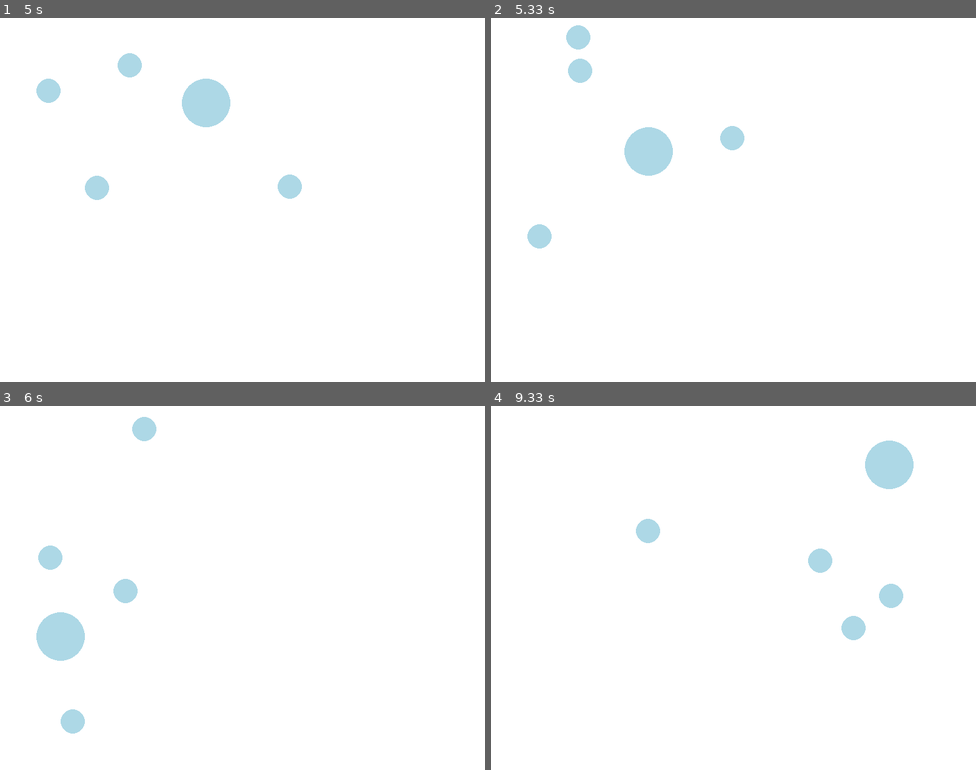
Above: before the commit, frames 1-4 (two rows, left to right).
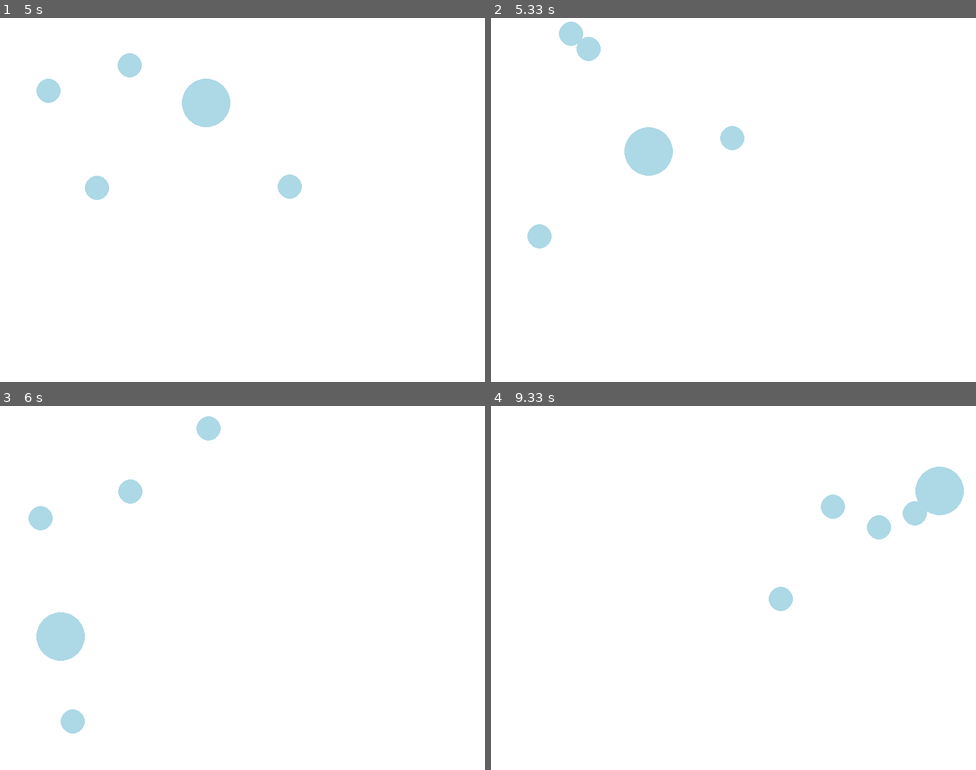
Above: after the commit, the same moments.

Repository: kitlevy/kant-simulation-project
Game: pygame game, started from interacting_balls.py
Same seed, same stepped clock (60 frames per second), same inputs: the game is played once before the commit and once after it.
Inputs:
- Up to frame 1 (5 s): no input
- Up to frame 2 (5.33 s): no input
- Up to frame 3 (6 s): no input
- Up to frame 4 (9.33 s): no input

Frame 1 is identical in both runs. In frame 2, 0.6% of the frame differs, in the area x 14-23%, y 1-18%; in frame 3, 1.5%; in frame 4, 4.1%, in the area x 29-98%, y 9-65%.

Commit message:
separating movement and collision checking

Diff:
--- a/interacting_balls.py
+++ b/interacting_balls.py
@@ -17,10 +17,7 @@
         self.dx=newdx
         self.dy=newdy
 
-    def display(self):
-        self.x+=self.dx
-        self.y+=self.dy
-
+    def checkcollisions(self,balls):
         #wall collisions
         if self.x-self.rad<=0 or self.x+self.rad>=width:
             self.dx=-self.dx
@@ -60,7 +57,9 @@
                     ball.setvelo(newv2[0],newv2[1])
 
 
-
+    def display(self):
+        self.x+=self.dx
+        self.y+=self.dy
 
         pygame.draw.circle(screen,self.color,(self.x,self.y),self.rad)
 
@@ -89,6 +88,9 @@
     screen.fill(white)
 
     for ball in balls:
+        ball.checkcollisions(balls)
+
+    for ball in balls:
         ball.display()
 
     #constantly updating
